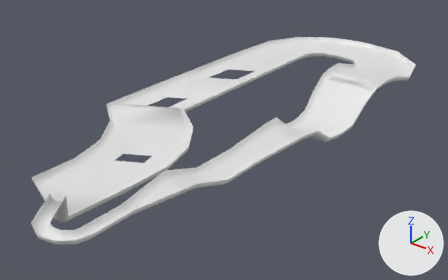
One commit to the FBX model Assets/Art/Environment/RaceTrack.fbx: the scene before it, then after it.
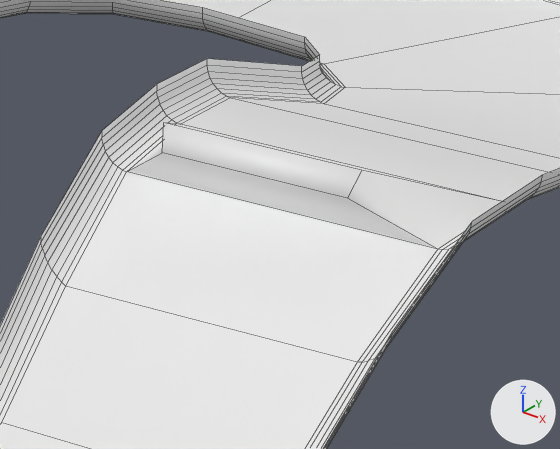
Each version is shown whole from a 50 mm camera at (49.3, -63.2, 42.0) aimed at (-11.1, 12.3, -4.8), then close up on the part from 69% to 87% of the width and 19% to 43% of the height. The lights are fixed; the arrows at lower right show +X, +Y and +Z. The close-ups show mesh edges as thin lines.

Before the edit, the objects in view are built like this:
```python
me_cylinder = bpy.data.meshes.new('Cylinder')
me_cylinder.from_pydata(...)  # 824 vertices, 776 faces; spans x -30.6..4.9, y -31.9..62.6, z -4.0..3.3
ob_cylinder = bpy.data.objects.new('Cylinder', me_cylinder)
ob_cylinder.location = (1.76, 0.0, 0.4)
```
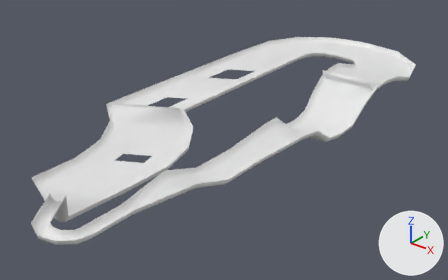
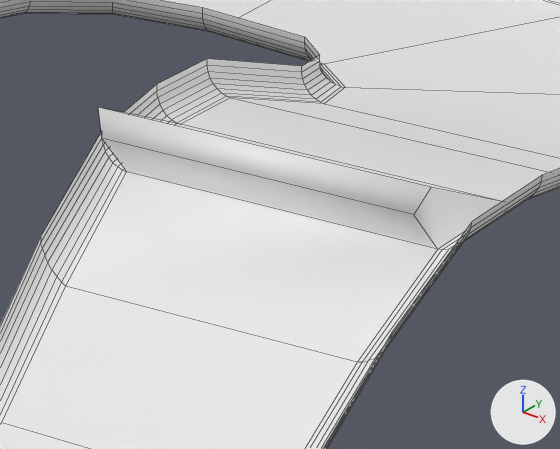
Commit message: Updated track to stop Ivan moaning :)

Changed parts and their boxes (x1, y1, x2, y2) in the close-ups (560 x 449 px; the box of a moved part takes in the faces that stretch with it):
part 1 of me_cylinder, moved or reshaped
    before: (127, 123, 502, 249)
    after: (98, 107, 502, 249)

The change, as a list of edits to the scene's bpy script:
```text
Change me_cylinder:
    where me_cylinder.from_pydata(...)  # 824 vertices, 776 faces; spans x -30.6..4.9, y -31.9..62.6, z -4.0..3.3
    used by ob_cylinder; location = (1.76, 0.0, 0.4)
    me_cylinder part 1
    me_cylinder.vertices[820].co: (1.8, 32.8, 3.3) -> (3.8, 32.8, 3.3)  # pixel (361, 170) -> pixel (431, 187)
    me_cylinder.vertices[821].co: (1.7, 32.4, 2.6) -> (3.6, 32.4, 2.6)  # pixel (347, 198) -> pixel (413, 214)
    me_cylinder.vertices[822].co: (-3.8, 32.4, 2.6) -> (-5.6, 32.4, 2.6)  # pixel (162, 152) -> pixel (101, 138)
    me_cylinder.vertices[823].co: (-4.0, 32.8, 3.3) -> (-6.1, 32.8, 3.3)  # pixel (163, 122) -> pixel (98, 107)
```
